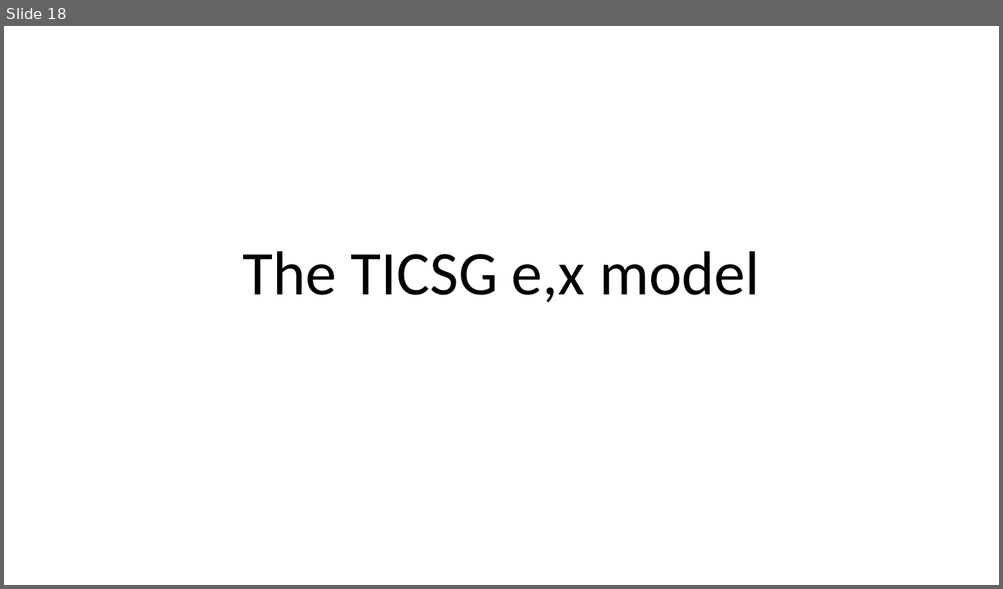
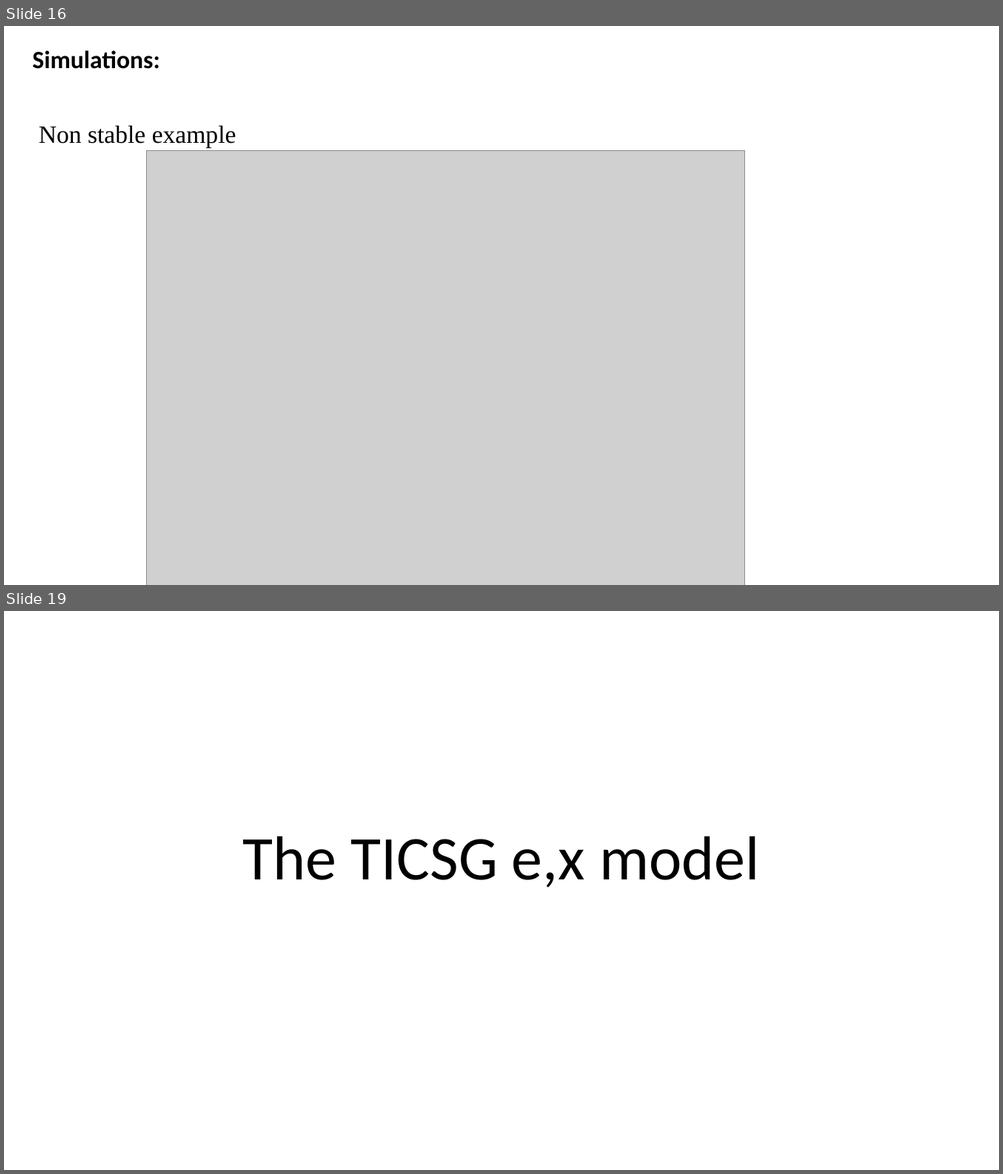
Before and after one commit to eladven/thesis, a slide deck: Presentations/Seminar.pptx. Shown one above the other, each under a label of ours: slide 18 before the commit, slides 16 and 19 after it; the slides between them are not shown. The pictures are 1003x589 and 1003x1174 pixels, drawn with LibreOffice and Linux fonts; fonts in the diff are those of the drawing; grey boxes stand for pictures. Boxes give left, top, right and bottom in pixels: in the first picture for what was removed or moved away, otherwise in the second. Text is boxed around its words. In the diff, an @@ line names an element or a change of style, - is before the commit and + after.

```diff
--- a/Presentations/Seminar.pptx
+++ b/Presentations/Seminar.pptx
@@ slide 16 added at (x1=4, y1=26, x2=999, y2=585), background #FFFFFF @@
@@ subtitle added at (x1=32, y1=50, x2=236, y2=147), 24 pt, text #000000 @@
+Simulations:
+Non stable example
@@ picture added at (x1=147, y1=150, x2=745, y2=585) @@
@@ what was slide 18 is now slide 19 @@
```
Also in this commit, not shown: 17 other slides added, 17 slides removed, 1 other file.
